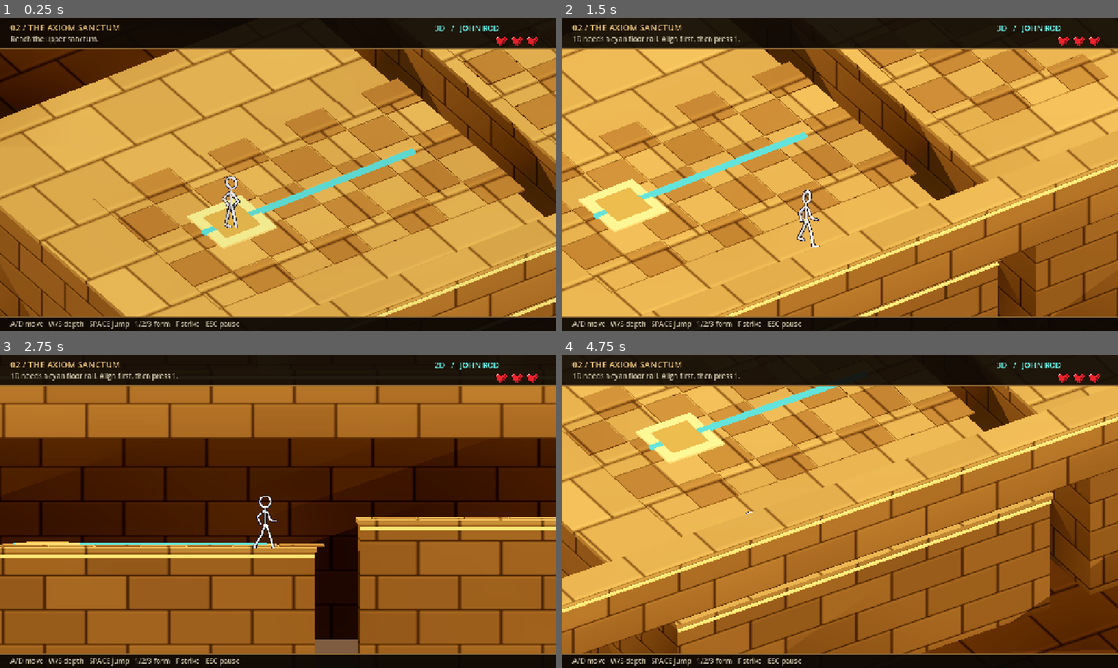
Above: before the commit, frames 1-4 (two rows, left to right).
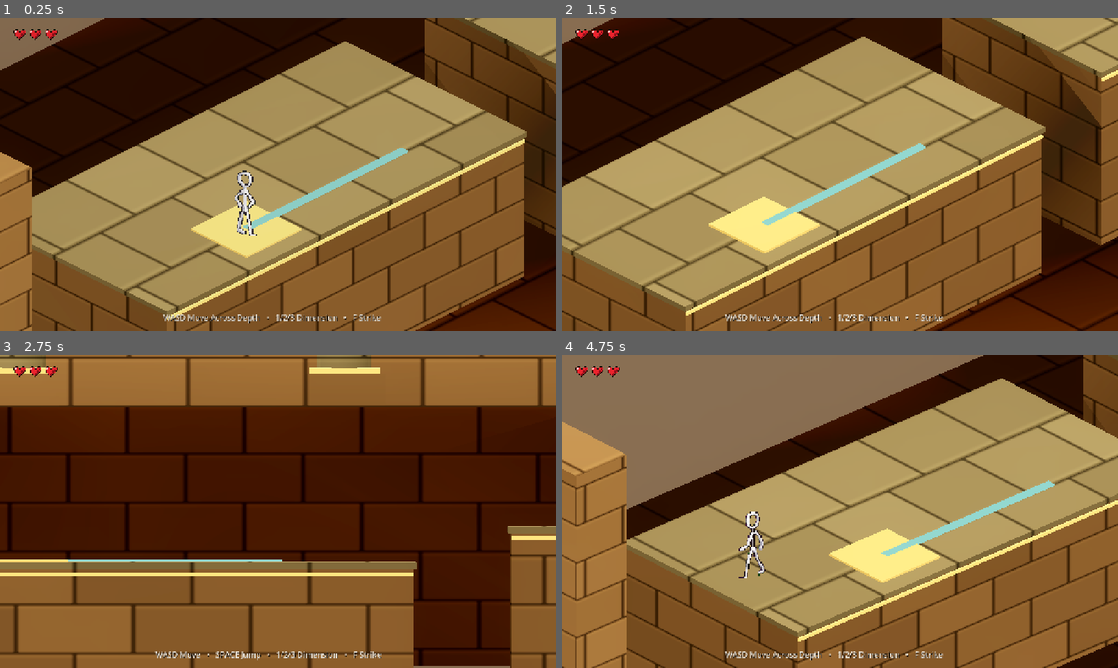
Above: after the commit, the same moments.

Repository: TalhaKun07-ipe/Chronicles-of-Parallax
Game: Godot game, scene res://Axiom_Warden_Boss_Pack/Standalone_Demo/chambers/axiom_warden/AxiomWarden.tscn
The game is run twice, just before and just after one commit, with the same random seed, the same clock (stepped at 60 frames per second) and the same inputs. This scene is started directly instead of the project's main scene.
Inputs (mouse positions are in pixels of both pictures, inside the frame that each line leads up to):
- Up to frame 1 (0.25 s): no input
- Up to frame 2 (1.5 s): tap Enter (ui_accept) at 0.5 s; move the mouse to (962, 158) at 0.52 s; hold D (move_right) 0.53-1.28 s; hold Space (jump) 0.53-1.28 s; click (962, 158) at 0.67 s; move the mouse to (728, 190) at 1.27 s; hold S (move_down) from 1.28 s (still down); tap E (cycle_next) at 1.35 s
- Up to frame 3 (2.75 s): tap Space (jump) at 1.52, 1.55, 1.82 s; move the mouse to (333, 442) at 2.02 s; release S (move_down) at 2.03 s; hold D (move_right) from 2.03 s (still down); hold Space (jump) from 2.03 s (still down); tap Q (cycle_prev) at 2.1 s
- Up to frame 4 (4.75 s): move the mouse to (812, 574) at 2.77 s; release D (move_right) at 2.78 s; release Space (jump) at 2.78 s; hold W (move_up) 2.78-3.53 s; tap 1 (dimension_1) at 2.85 s; click (812, 574) at 2.92 s; tap Space (jump) at 3.02, 3.05, 3.32, 4.52, 4.55 s; move the mouse to (1006, 558) at 3.52 s; hold Space (jump) 3.53-4.28 s; hold A (move_left) from 3.53 s (still down); tap 2 (dimension_2) at 3.6 s; move the mouse to (673, 464) at 4.27 s; tap 3 (dimension_3) at 4.35 s

The runs differ from the first frame. In frame 1, 90% of the frame differs, in the area x 0-100%, y 0-100%; in frame 2, 92%; in frame 3, 57%; in frame 4, 90%.

Commit message:
Overhaul Boss Chamber: remove top brown bar/titles, bottomless void with beginning revive, 5-obstacle parkour, 2D camera side-view & visual alignment

Diff:
--- a/chambers/axiom_warden/scripts/encounter.gd
+++ b/chambers/axiom_warden/scripts/encounter.gd
@@ -39,6 +39,8 @@
 var fragile_bridge_broken: bool = false
 var focus: Vector3 = START
 var camera_blend: float = 1
+var yaw: float = -45.0
+var pitch: float = -30.0
 var message_timer: float = 0
 var auto_start: bool = false
 
@@ -88,22 +90,22 @@
 	_update_camera(1.0)
 
 func _build_world() -> void:
-	var stone: Material = Geo.stone_material(Color("6c4b2a"))
-	var paver: Material = Geo.stone_material(Color("89653a"))
-	var shadow: Material = Geo.stone_material(Color("382312"))
-	var gold: Material = Geo.material(Color("d0a156"))
-	var ochre: Material = Geo.material(Color("c29f5c"))
+	var stone: Material = Geo.stone_material(Color("685039"))
+	var paver: Material = Geo.stone_material(Color("635B47"))
+	var shadow: Material = Geo.stone_material(Color("3B220B"))
+	var gold: Material = Geo.material(Color("D4AF67"))
+	var ochre: Material = Geo.material(Color("C29F5C"))
 	var dark: Material = Geo.material(Color("261708"))
-	var cyan: Material = Geo.material(Color("48cbbf"), true)
-	var amber: Material = Geo.material(Color("d9973e"), true)
+	var cyan: Material = Geo.material(Color("70B9AF"), true)
+	var amber: Material = Geo.material(Color("D9B779"), true)
 
 	var environment_node: WorldEnvironment = WorldEnvironment.new()
 	var env: Environment = Environment.new()
 	env.background_mode = Environment.BG_COLOR
-	env.background_color = Color("18120d")
+	env.background_color = Color("1a1510")
 	env.ambient_light_source = Environment.AMBIENT_SOURCE_COLOR
-	env.ambient_light_color = Color("e2cca0")
-	env.ambient_light_energy = 0.52
+	env.ambient_light_color = Color("e0cb9e")
+	env.ambient_light_energy = 0.45
 	env.tonemap_mode = Environment.TONE_MAPPER_FILMIC
 	env.glow_enabled = true
 	env.glow_intensity = 0.35
@@ -112,88 +114,92 @@
 	add_child(environment_node)
 
 	var sun: DirectionalLight3D = DirectionalLight3D.new()
-	sun.rotation_degrees = Vector3(-55, -30, 0)
+	sun.rotation_degrees = Vector3(-55, -25, 0)
 	sun.light_color = Color("fff3dd")
-	sun.light_energy = 0.95
+	sun.light_energy = 0.75
 	sun.shadow_enabled = true
 	sun.directional_shadow_mode = DirectionalLight3D.SHADOW_ORTHOGONAL
 	sun.directional_shadow_max_distance = 80
+	sun.shadow_bias = 0.02
+	sun.shadow_normal_bias = 1.5
 	add_child(sun)
 
 	var fill: DirectionalLight3D = DirectionalLight3D.new()
-	fill.rotation_degrees = Vector3(-25, 150, 0)
+	fill.rotation_degrees = Vector3(-25, 155, 0)
 	fill.light_color = Color("bca068")
 	fill.light_energy = 0.28
 	add_child(fill)
 
-	# 1. SCREEN-FILLING ARCHITECTURAL FOUNDATION (Zero Black Space)
-	# Continuous Lower Abyss Canyon Floor: Spans X=-65 to +35, Z=-25 to +25 at Y=-5.5
-	Geo.box(self, Vector3(-15, -6.5, 0), Vector3(105, 2.0, 50), shadow, true)
-
-	# Massive Cavern Backdrop: Spans X=-70 to +40, height Y=-5 to +14 at Z=-13.5
-	Geo.box(self, Vector3(-15, 4.5, -13.5), Vector3(110, 18.0, 1.2), shadow)
-
-	# Perimeter Sanctuary Back Wall: Along Z=-8.5 from X=-60 to +30, height Y=0 to 7.0
-	Geo.masonry_block(self, Vector3(-15, 3.5, -8.5), Vector3(100, 7.0, 1.2), stone, paver, gold, true)
-
-	# Perimeter Low Retaining Front Wall: Along Z=+8.5 from X=-60 to +30, height Y=0 to 1.5
-	var front_wall: Node3D = Geo.masonry_block(self, Vector3(-15, 0.75, 8.5), Vector3(100, 1.5, 0.8), stone, paver, gold, false)
-	front_wall.add_to_group("fg_walls")
+	# 1. SCREEN-FILLING ARCHITECTURAL FOUNDATION (Zero Black Space, True Void Below)
+	# Non-solid abyss floor visual far below at Y=-22.0 (NO COLLISION - falling is a true void drop!)
+	Geo.box(self, Vector3(-15, -22.0, 0), Vector3(120, 2.0, 60), shadow, false)
+
+	# Massive Cavern Backdrop: Spans X=-65 to +35, height Y=-5 to +15 at Z=-13.5
+	Geo.box(self, Vector3(-15, 5.0, -13.5), Vector3(110, 18.0, 1.2), shadow)
+
+	# Perimeter Sanctuary Back Wall: Along Z=-8.5 from X=-55 to +26, height Y=0 to 7.0
+	Geo.masonry_block(self, Vector3(-15, 3.5, -8.5), Vector3(90, 7.0, 1.2), stone, paver, gold, true)
+
+	# Ruined Architectural Columns and Torches along Back Wall
+	for x in range(-45, 25, 5):
+		Geo.column(self, Vector3(x, 0.0, -8.2), 0.5, 7.0, stone, paver, gold)
+		if x in [-40, -30, -20, -10, 0, 10, 20]:
+			Geo.torch(self, Vector3(x, 3.2, -7.9))
 
 	# Side Limit Walls
-	Geo.box(self, Vector3(-58, 4.0, 0), Vector3(1.2, 9.0, 18.0), stone, true)
+	Geo.box(self, Vector3(-50, 4.0, 0), Vector3(1.2, 9.0, 18.0), stone, true)
 	Geo.box(self, Vector3(28, 4.0, 0), Vector3(1.2, 9.0, 18.0), stone, true)
 
-	# Ruined Architectural Columns along Back Wall
-	for x in range(-50, 26, 5):
-		Geo.column(self, Vector3(x, 0.0, -8.2), 0.5, 7.0, stone, paver, gold)
-		if x in [-45, -35, -25, -15, -5, 5, 15]:
-			Geo.torch(self, Vector3(x, 3.2, -7.9))
-
-	# 2. STEPPED MULTI-DIMENSIONAL PLATFORMING APPROACH
-	# Terrace 0 / Arrival Antechamber: X in [-38, -29.25], top Y=-2.4
-	Geo.masonry_block(self, Vector3(-34, -3.9, 0), Vector3(9.5, 3.0, 12.0), stone, paver, gold, true)
+	# 2. EXPANDED CHAMBER 01-STYLE PARKOUR APPROACH
+	# Platform 0: Arrival Antechamber: X in [-38.0, -29.0], top Y = -2.35, Z in [-3.5, 1.0]
+	Geo.masonry_block(self, Vector3(-33.5, -3.85, -1.25), Vector3(9.0, 3.0, 4.5), stone, paver, gold, true)
 	# Wake Plate at arrival
-	Geo.box(self, Vector3(-35, -2.36, 0), Vector3(1.4, 0.08, 1.4), ochre, false)
-	Geo.box(self, Vector3(-35, -2.32, 0), Vector3(0.9, 0.04, 0.9), amber, false)
+	Geo.box(self, Vector3(-35.0, -2.33, 0.0), Vector3(1.4, 0.04, 1.4), ochre, false)
 	# Lower Conduit Rail Dock
-	Geo.box(self, Vector3(-33, -2.34, 0), Vector3(5.5, 0.05, 0.16), cyan, false)
-
-	# Terrace 1: X in [-28, -23], top Y=-1.8
-	Geo.masonry_block(self, Vector3(-25.5, -3.6, 0), Vector3(5.5, 3.6, 12.0), stone, paver, gold, true)
-	# Terrace 2: X in [-21, -17], top Y=-1.2
-	Geo.masonry_block(self, Vector3(-19.0, -3.3, 0), Vector3(4.5, 4.2, 12.0), stone, paver, gold, true)
-	# Approach Monolith: blocks straight 2D walking on Z=0, requiring 3D depth navigation
-	var approach_monolith: Node3D = Geo.box(self, Vector3(-19.0, 0.4, 0.5), Vector3(1.0, 3.2, 3.5), stone, true)
+	Geo.box(self, Vector3(-33.0, -2.32, 0.0), Vector3(4.0, 0.04, 0.16), cyan, false)
+
+	# Gap 1: 1.5m open void chasm from X = -29.0 to X = -27.5
+	# Obstacle 1: Broken Pier 1 (2D Parkour Jump)
+	# Pier 1: X in [-27.5, -23.0], top Y = -1.80, Z in [-3.0, 1.0]
+	Geo.masonry_block(self, Vector3(-25.25, -3.6, -1.0), Vector3(4.5, 3.6, 4.0), stone, paver, gold, true)
+
+	# Gap 2: 1.8m open void chasm from X = -23.0 to X = -21.2
+	# Obstacle 2 & 3: Pier 2 & Barrier Monolith Terrace: X in [-21.2, -15.5], top Y = -1.20, Z in [-4.5, 1.0]
+	Geo.masonry_block(self, Vector3(-18.35, -3.3, -1.75), Vector3(5.7, 4.2, 5.5), stone, paver, gold, true)
+	# Solid Barrier Monolith: blocks Z=0 forward path, forcing 3D rear navigation!
+	var approach_monolith: Node3D = Geo.box(self, Vector3(-18.5, 0.5, -0.2), Vector3(0.8, 3.4, 2.2), stone, true)
 	approach_monolith.name = "ApproachMonolith"
-
-	# Terrace 3: X in [-15, -12.5], top Y=-0.6
-	Geo.masonry_block(self, Vector3(-13.75, -3.0, 0), Vector3(3.0, 4.8, 12.0), stone, paver, gold, true)
-
-	# Decorative Inset Floor Pavers on terraces
-	for t: Vector3 in [Vector3(-33, -2.4, 8), Vector3(-26, -1.8, 4), Vector3(-21, -1.2, 4), Vector3(-16, -0.6, 4)]:
-		for x_idx: int in int(t.z):
-			for z_idx: int in 5:
-				Geo.box(self, Vector3(t.x - t.z / 2 + x_idx + 0.5, t.y + 0.015, z_idx - 2.0), Vector3(0.96, 0.035, 0.96), paver if (x_idx + z_idx) % 2 == 0 else stone)
-
-	# Fragile Bridge into Sanctum Arena: X in [-12.5, -8.0], top Y=0.0
-	fragile_bridge = Geo.masonry_block(self, Vector3(-10.25, -2.5, 0), Vector3(4.5, 5.0, 7.0), stone, paver, gold, true)
+	# Golden floor pavers guiding the rear aisle at Z = -3.0
+	for x_p in [-20.5, -19.5, -18.5, -17.5, -16.5]:
+		Geo.box(self, Vector3(x_p, -1.18, -3.0), Vector3(0.8, 0.04, 0.8), paver)
+
+	# Gap 3: 2.0m open void chasm from X = -15.5 to X = -13.5
+	# Obstacle 4: Ancient Conduit Rail Across Rift (1D Slide)
+	# Bulkhead arch at X = -15.5, Z = -3.0 with horizontal slit opening
+	Geo.box(self, Vector3(-15.5, 0.8, -3.0), Vector3(0.6, 2.0, 1.6), stone, true)
+	# Cyan rail spanning across rift
+	Geo.box(self, Vector3(-14.5, -1.14, -3.0), Vector3(4.0, 0.06, 0.16), cyan, false)
+	# Alternate 2D stepping stone over rift
+	Geo.masonry_block(self, Vector3(-14.5, -2.6, 0.0), Vector3(1.5, 4.0, 2.0), stone, paver, gold, true)
+
+	# Obstacle 5: Bridge Threshold Terrace: X in [-13.5, -12.0], top Y = 0.0, Z in [-3.0, 1.0]
+	Geo.masonry_block(self, Vector3(-12.75, -2.5, -1.0), Vector3(1.5, 5.0, 4.0), stone, paver, gold, true)
+
+	# Grand Sanctum Entrance Gate Archway (rear column and lintel only, no front column blocking camera)
+	Geo.column(self, Vector3(-11.5, 0.0, -2.5), 0.45, 5.5, stone, paver, gold)
+	Geo.box(self, Vector3(-11.5, 4.8, 0.0), Vector3(1.2, 0.6, 5.5), gold)
+	gate = Geo.box(self, Vector3(-11.5, 2.0, 0.0), Vector3(0.2, 4.0, 4.8), Geo.material(Color("367d75"), true))
+	gate.visible = false
+
+	# Obstacle 6: Fragile Bridge into Sanctum Arena: X in [-12.5, -8.0], top Y = 0.0, Z in [-2.5, 2.5]
+	fragile_bridge = Geo.masonry_block(self, Vector3(-10.25, -2.5, 0.0), Vector3(4.5, 5.0, 5.0), stone, paver, gold, true)
 	fragile_bridge.name = "FragileBridge"
 
-	# Grand Sanctum Entrance Gate Archway
-	for z_side: float in [-2.5, 2.5]:
-		var arch_col: Node3D = Geo.column(self, Vector3(-12.0, 0.0, z_side), 0.45, 5.5, stone, paver, gold)
-		if z_side > 0:
-			arch_col.add_to_group("fg_walls")
-	Geo.box(self, Vector3(-12.0, 4.8, 0), Vector3(1.2, 0.6, 5.5), gold)
-	gate = Geo.box(self, Vector3(-12.0, 2.0, 0), Vector3(0.2, 4.0, 4.8), Geo.material(Color("367d75"), true))
-	gate.visible = false
-
-	# 3. GRAND SANCTUM ARENA FLOOR (X in [-8, 20], Z in [-7, 7], Y=0.0)
-	Geo.masonry_block(self, Vector3(6, -2.5, 0), Vector3(28, 5.0, 14.5), stone, paver, gold, true)
+	# 3. GRAND SANCTUM ARENA FLOOR (X in [-8.0, 20.0], Z in [-6.0, 6.0], Y = 0.0)
+	Geo.masonry_block(self, Vector3(6.0, -2.5, 0.0), Vector3(28.0, 5.0, 12.5), stone, paver, gold, true)
 	for x_idx: int in 14:
-		for z_idx: int in 7:
-			Geo.box(self, Vector3(-7 + x_idx * 2, 0.012, -6 + z_idx * 2), Vector3(1.96, 0.025, 1.96), paver if (x_idx + z_idx) % 2 == 0 else stone)
+		for z_idx: int in 6:
+			Geo.box(self, Vector3(-7 + x_idx * 2, 0.012, -5 + z_idx * 2), Vector3(1.96, 0.025, 1.96), paver if (x_idx + z_idx) % 2 == 0 else stone)
 
 	# 3 Continuous Rails across Arena floor (Z = -4.0, 0.0, +4.0)
 	for z: float in [-4.0, 0.0, 4.0]:
@@ -202,9 +208,9 @@
 		for x_end: float in [-6.8, 18.8]:
 			Geo.box(self, Vector3(x_end, 0.08, z), Vector3(0.45, 0.08, 0.5), gold)
 
-	# Perimeter gold coping curbs
-	for z: float in [-7.1, 7.1]:
-		var curb: Node3D = Geo.box(self, Vector3(6.0, 0.16, z), Vector3(28.0, 0.32, 0.3), gold)
+	# Perimeter gold coping curbs (low curbs at Z = +/-6.2)
+	for z: float in [-6.2, 6.2]:
+		var curb: Node3D = Geo.box(self, Vector3(6.0, 0.08, z), Vector3(28.0, 0.16, 0.3), gold)
 		if z > 0:
 			curb.add_to_group("fg_walls")
 
@@ -213,8 +219,8 @@
 		var p_col: Node3D = Geo.box(self, Vector3(14.5, 2.5, z), Vector3(0.8, 5, 0.8), stone)
 		if z > 0:
 			p_col.add_to_group("fg_walls")
-	Geo.box(self, Vector3(14.5, 5, 0), Vector3(1, 0.4, 5.1), gold)
-	exit_seal = Geo.box(self, Vector3(14.5, 2.0, 0), Vector3(0.15, 4.0, 3.4), Geo.material(Color("39685d"), true))
+	Geo.box(self, Vector3(14.5, 5.0, 0.0), Vector3(1.0, 0.4, 5.1), gold)
+	exit_seal = Geo.box(self, Vector3(14.5, 2.0, 0.0), Vector3(0.15, 4.0, 3.4), Geo.material(Color("39685d"), true))
 
 	# Dais and Checkpoint rings
 	var ring: MeshInstance3D = Geo.ring(self, Vector3(9, 0.06, 0), 2.5, 0.035, gold)
@@ -235,9 +241,6 @@
 					c.disabled = true
 				var tw := create_tween()
 				tw.tween_property(fragile_bridge, "position:y", fragile_bridge.position.y - 12.0, 1.2).set_trans(Tween.TRANS_QUAD).set_ease(Tween.EASE_IN)
-		if player.position.x > -27 and player.is_on_floor(): platform_checkpoint = Vector3(-26, -1.75, 0)
-		if player.position.x > -22 and player.is_on_floor(): platform_checkpoint = Vector3(-21, -1.15, 0)
-		if player.position.x > -17 and player.is_on_floor(): platform_checkpoint = Vector3(-16, -0.55, 0)
 		if player.position.x > -8.0 and player.is_on_floor(): begin_intro()
 	elif state == "draw_weapon":
 		player.armed = true
@@ -279,27 +282,46 @@
 func _update_camera(delta: float) -> void:
 	if not is_instance_valid(camera): return
 	var in_arena: bool = state != "approach"
-	var flat: bool = player.mode == 2
-	var goal: Vector3
+	var is_2d: bool = player.mode == 2
+
+	var blend: float = minf(1.0, delta * 7.0)
+	var target_yaw: float = 0.0 if is_2d else -45.0
+	var target_pitch: float = 0.0 if is_2d else -30.0
+	yaw = lerpf(yaw, target_yaw, blend)
+	pitch = lerpf(pitch, target_pitch, blend)
+
+	var target_focus: Vector3
 	var target_size: float
+
 	if not in_arena:
-		# Close tracking during platforming approach - screen filled with rich masonry
-		goal = player.position + Vector3(1.2, 0.9, 0)
-		target_size = 6.8
+		# Approach tracking with look-ahead like Chamber 01
+		var lookahead_x: float = 1.2 if is_2d else 0.8
+		target_focus = player.position + Vector3(lookahead_x, 0.9, 0.0)
+		target_size = 4.8 if is_2d else 5.6
 	else:
 		if state in ["dialogue", "draw_weapon", "revival_dialogue"]:
-			goal = Vector3(2.5, 1.4, 0.0)
+			target_focus = Vector3(1.5, 1.2, 0.0)
 			target_size = 9.2
 		else:
-			# Screen-filling arena framing: frames John & Warden heroically with zero void borders
-			goal = Vector3(2.0, 1.2, 0.0)
-			target_size = 11.6 if not flat else 10.4
-	focus = focus.lerp(goal, minf(delta * 5, 1.0))
-	camera_blend = lerpf(camera_blend, 0.0 if flat else 1.0, minf(delta * 7, 1))
-	var offset: Vector3 = Vector3(0, 0, 20).lerp(Vector3(-10, 13, 15), camera_blend)
-	camera.position = focus + offset
-	camera.look_at(focus)
-	camera.size = lerpf(camera.size, target_size, minf(delta * 5, 1))
+			# Boss arena overview framing John and Warden heroically
+			target_focus = Vector3(2.0, 1.2, 0.0)
+			target_size = 10.4 if is_2d else 11.6
+
+	focus = focus.lerp(target_focus, minf(1.0, delta * 5.0))
+
+	var rot_yaw = deg_to_rad(yaw)
+	var rot_pitch = deg_to_rad(pitch)
+	var cam_dist = 22.0
+
+	var cam_offset = Vector3(
+		sin(rot_yaw) * cos(rot_pitch),
+		-sin(rot_pitch),
+		cos(rot_yaw) * cos(rot_pitch)
+	) * cam_dist
+
+	camera.position = focus + cam_offset
+	camera.look_at(focus, Vector3.UP)
+	camera.size = lerpf(camera.size, target_size, blend)
 
 func _set_state(value: String) -> void:
 	state = value
@@ -514,12 +536,14 @@
 
 func _fall() -> void:
 	if state == "approach":
-		if fragile_bridge_broken or player.position.x >= -12.5:
+		if fragile_bridge_broken or player.position.x >= -12.0:
 			# Fell through collapsed fragile bridge into boss arena!
 			begin_intro()
 		else:
-			player.reset_at(platform_checkpoint)
-			show_message("The watch catches you. Try the next jump again.")
+			# Fell off parkour platforms into open void -> revive at the very beginning!
+			player.reset_at(START)
+			show_message("The void claims you. Returned to the beginning.")
+			sfx("hurt")
 	else:
 		player.reset_at(CHECKPOINT)
 		player.invulnerable = 0
--- a/chambers/axiom_warden/scripts/hud.gd
+++ b/chambers/axiom_warden/scripts/hud.gd
@@ -91,22 +91,24 @@
 func _draw() -> void:
 	var w: float = size.x
 	var h: float = size.y
-	# Sleek top glassmorphic status banner
-	draw_rect(Rect2(0, 0, w, 70), Color(0.055, 0.035, 0.02, 0.92))
-	draw_line(Vector2(0, 70), Vector2(w, 70), Color("8c6835"), 2)
-	label(Vector2(24, 29), "02 / THE AXIOM SANCTUM", Color("e4bd73"), 20)
-	label(Vector2(24, 54), objective, Color("c9bea4"), 16)
-	label(Vector2(w - 280, 30), "%dD   /   JOHN ROD" % dimension, Color("6af3e8"), 18)
-	# Draw retro pixel hearts matching Chamber 1
+	# Clean floating retro pixel hearts in top-left margin (matching Chamber 1)
 	for i: int in 3:
 		var tex: Texture2D = heart_full_tex if i < health else heart_empty_tex
 		if tex:
-			var heart_rect: Rect2 = Rect2(w - 140 + i * 36, 40, 28, 28)
+			var heart_rect: Rect2 = Rect2(32 + i * 36, 24, 28, 28)
 			draw_texture_rect(tex, heart_rect, false, Color.WHITE if i < health else Color(0.5, 0.5, 0.5, 0.5))
-	# Bottom docked footer for hints
-	draw_rect(Rect2(0, h - 32, w, 32), Color(0.04, 0.025, 0.015, 0.94))
-	draw_line(Vector2(0, h - 32), Vector2(w, h - 32), Color("8c6835"), 1)
-	label(Vector2(24, h - 10), hint, Color("c9bea4"), 16)
+
+	# Clean contextual control hints (no brown bar, matching Chamber 1)
+	var active_hint: String = hint
+	if dimension == 2:
+		active_hint = "WASD Move   •   SPACE Jump   •   1/2/3 Dimension   •   F Strike"
+	elif dimension == 3:
+		active_hint = "WASD Move Across Depth   •   1/2/3 Dimension   •   F Strike"
+	elif dimension == 1:
+		active_hint = "A/D Slide Along Conduit   •   1/2/3 Dimension   •   F Strike"
+	var hint_pos: Vector2 = Vector2(w * 0.5 - active_hint.length() * 4.5, h - 24)
+	draw_string(font, hint_pos + Vector2(1, 1), active_hint, HORIZONTAL_ALIGNMENT_LEFT, -1, 18, Color(0, 0, 0, 0.8))
+	draw_string(font, hint_pos, active_hint, HORIZONTAL_ALIGNMENT_LEFT, -1, 18, Color(0.96, 0.94, 0.90, 0.9))
 	if fight_visible and not dialogue_visible:
 		var x: float = w * 0.18
 		var bw: float = w * 0.64
--- a/chambers/axiom_warden/scripts/player.gd
+++ b/chambers/axiom_warden/scripts/player.gd
@@ -191,7 +191,7 @@
 		position.z = plane_z
 		if arena_active:
 			position.x = clampf(position.x, -10.8, 13.4)
-	if position.y < -6:
+	if position.y < -3.8:
 		fell.emit()
 	_update_sprite()
 
--- a/tools/verify_axiom_warden.gd
+++ b/tools/verify_axiom_warden.gd
@@ -72,6 +72,34 @@
 	p.position = Vector3(-20.5, -1.15, -3.0)
 	await frames(5)
 	check(p.is_on_floor() and absf(p.position.z - (-3.0)) < 0.1, "Player navigates rear aisle in 3D around approach monolith")
+
+	# Camera angles: 2D pure side view vs 3D isometric
+	p.request_mode(2)
+	encounter.yaw = 10.0
+	encounter.pitch = 10.0
+	encounter._update_camera(1.0)
+	check(encounter.yaw == 0.0 and encounter.pitch == 0.0, "2D camera is pure side view (yaw = 0.0, pitch = 0.0)")
+	p.request_mode(3)
+	encounter.yaw = 0.0
+	encounter.pitch = 0.0
+	encounter._update_camera(1.0)
+	check(encounter.yaw == -45.0 and encounter.pitch == -30.0, "3D camera is isometric (yaw = -45.0, pitch = -30.0)")
+
+	# Check bottom abyss floor has no collision shapes (true void)
+	var abyss_has_collision: bool = false
+	for child in encounter.find_children("*", "CollisionShape3D", true, false):
+		if child.global_position.y < -15.0:
+			abyss_has_collision = true
+			break
+	check(not abyss_has_collision, "Bottom abyss floor has no solid collision (true void)")
+
+	# Void fall during approach revives at the very beginning (START)
+	encounter.state = "approach"
+	encounter.fragile_bridge_broken = false
+	p.position = Vector3(-25.0, -4.0, 0.0)
+	encounter._fall()
+	check(p.position.is_equal_approx(encounter.START), "Falling off approach pier into void revives at very beginning (START)")
+	check(encounter.state == "approach", "Approach state is preserved after void fall")
 
 	# --- 2. PARKOUR FALL & COLLAPSING BRIDGE ARENA ENTRY ---
 	encounter.state = "approach"
--- a/tools/verify_integration_flow.gd
+++ b/tools/verify_integration_flow.gd
@@ -41,6 +41,8 @@
 	var chamber = active_scene.get_node_or_null("Chamber")
 	var camera = active_scene.get_node_or_null("Camera3D")
 	var hud = active_scene.get_node_or_null("HUD")
+	if hud == null:
+		hud = active_scene.get_node_or_null("CleanHUD")
 
 	assert(player != null, "Player node must exist in Demo")
 	assert(chamber != null, "Chamber node must exist in Demo")
Not shown, changed: GAME_DEV_LOG.md
Not shown, changed: HOW_WE_CODE.md
